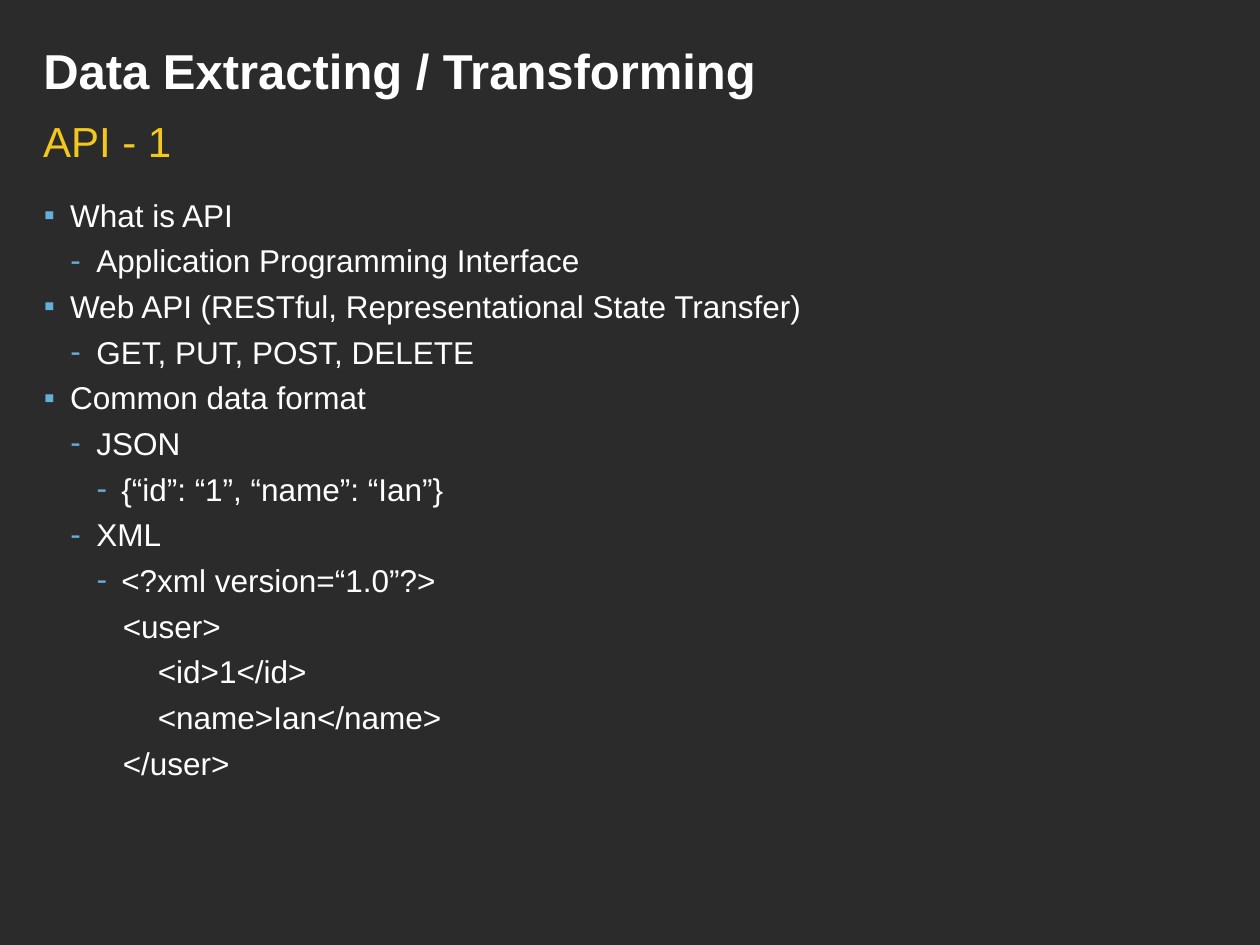
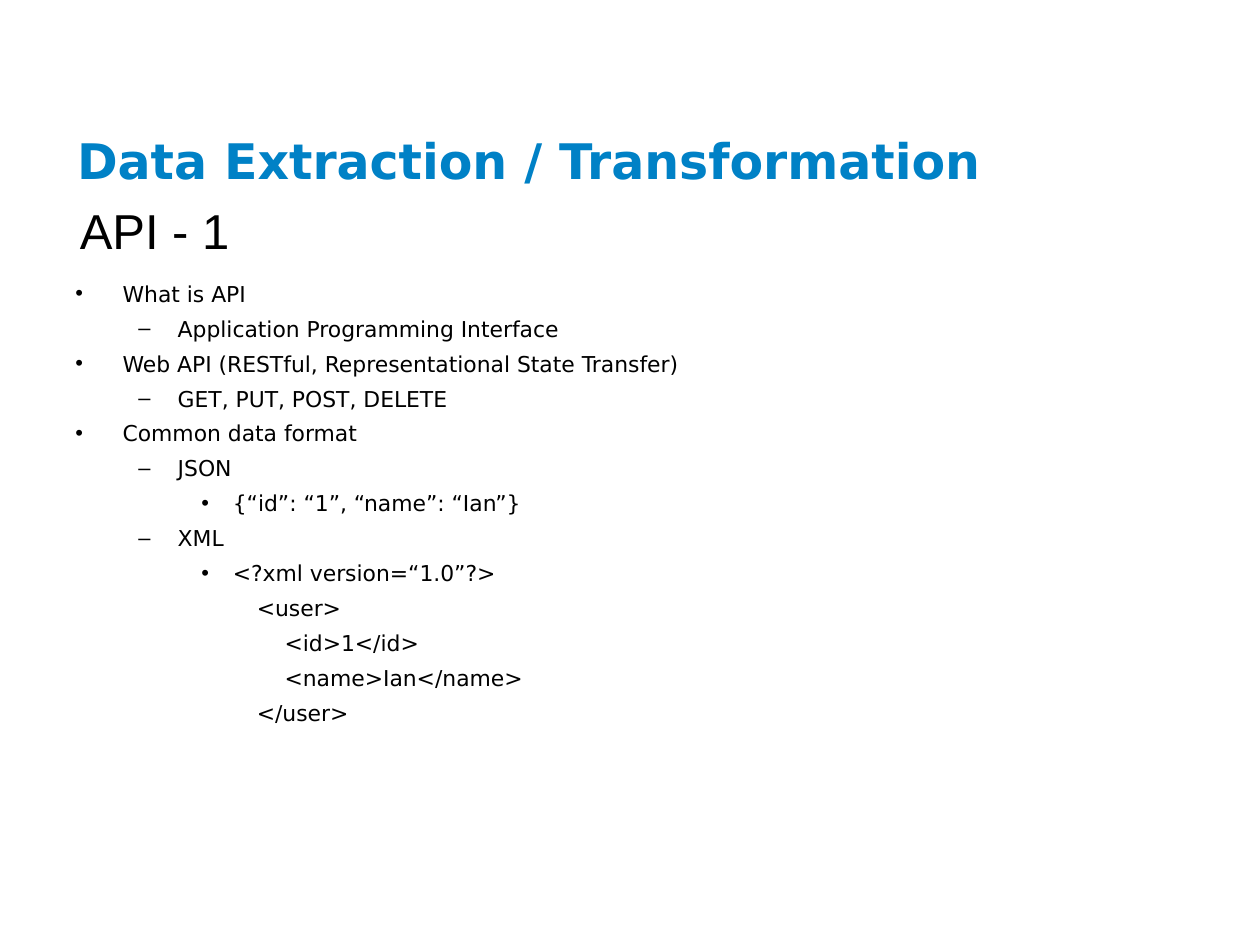
Before and after one commit to ianlin/small-data, a slide deck: slide 11 of training/data_etl.ppt. Drawn at 1260x945 pixels with LibreOffice and Linux fonts; fonts in the diff are those of the drawing; background and template pictures are left out; a plain dark background stands for a picture behind light text. Boxes give left, top, right and bottom in pixels: in the first picture for what was removed or moved away, otherwise in the second. Text is boxed around its words. In the diff, an @@ line names an element or a change of style, - is before the commit and + after.

```diff
--- a/training/data_etl.ppt
+++ b/training/data_etl.ppt
@@ background picture (left out) to #FFFFFF @@
@@ title removed at (x1=43, y1=53, x2=756, y2=99) @@
-Data Extracting / Transforming
@@ title added at (x1=77, y1=141, x2=980, y2=180), 28 pt, text #0081C6, bold @@
+Data Extraction / Transformation
@@ text "API - 1" moved from (x1=43, y1=128, x2=171, y2=157) to (x1=80, y1=215, x2=229, y2=249) @@
@@ text "API - 1" at (x1=80, y1=215, x2=229, y2=249): size 24 to 28 pt, text colour #F1C81B to #000000 @@
@@ text "What is API" moved from (x1=70, y1=204, x2=800, y2=776) to (x1=123, y1=285, x2=678, y2=723) @@
@@ text "What is API" at (x1=123, y1=285, x2=678, y2=723): size 18 to 12.5 pt, font Arial to DejaVu Sans, text colour #FFFFFF to #000000; bullet ▪ to •; bullet colour #62AFD9 to #000000; bullet - to –; bullet - to •; indent changed @@
```
Also in this commit, not shown: 17 other slides changed, 9 slides added, 14 slides removed.
